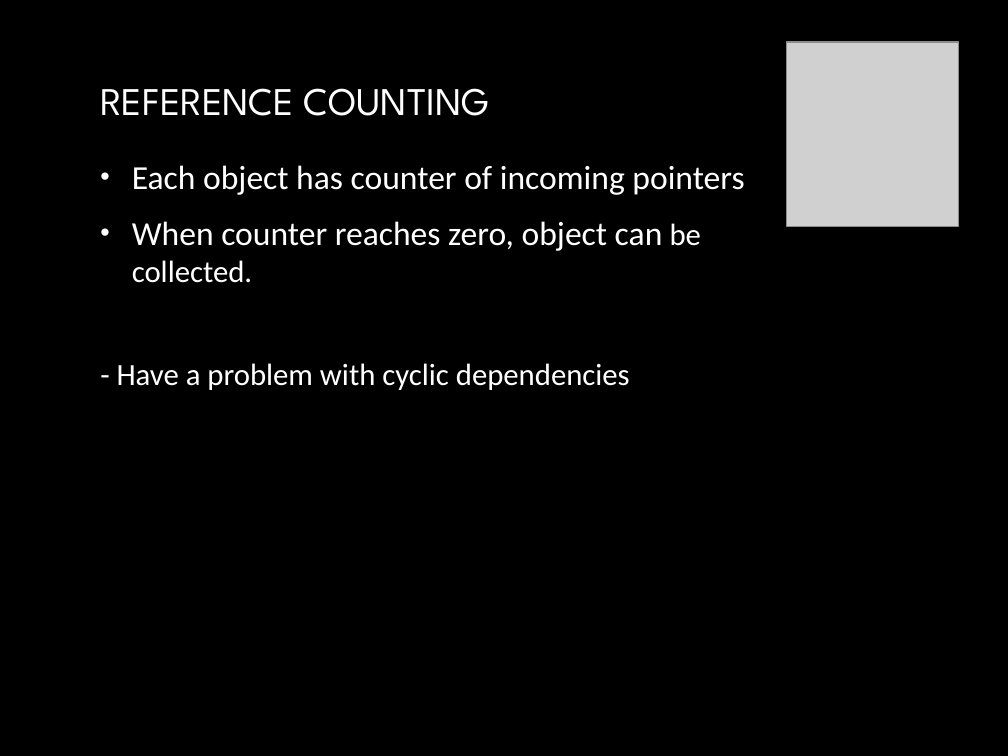
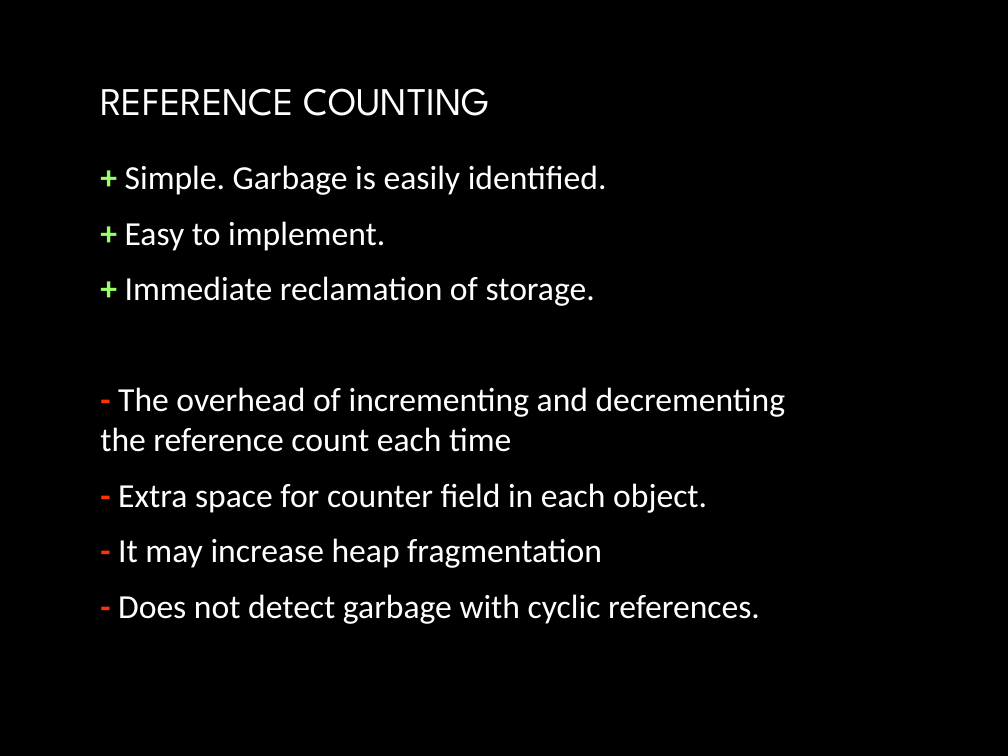
Before and after one commit to yuriyshapovalov/slides, a slide deck: slide 13 of ppt/Garbage collection in dotnet.pptx. Drawn at 1008x756 pixels with LibreOffice and Linux fonts; fonts in the diff are those of the drawing; grey boxes stand for pictures; background and template pictures are left out. Boxes give left, top, right and bottom in pixels: in the first picture for what was removed or moved away, otherwise in the second. Text is boxed around its words. In the diff, an @@ line names an element or a change of style, - is before the commit and + after.

Commit message:
garbage collection in .net: complete section about common algorithms

```diff
--- a/ppt/Garbage collection in dotnet.pptx
+++ b/ppt/Garbage collection in dotnet.pptx
@@ picture removed at bbox=[787, 42, 959, 227] @@
@@ text at bbox=[100, 165, 785, 624]: text changed @@
-• Each object has counter of incoming pointers
-• When counter reaches zero, object can be collected.
-- Have a problem with cyclic dependencies
++ Simple. Garbage is easily identified.
++ Easy to implement.
++ Immediate reclamation of storage.
+- The overhead of incrementing and decrementing the reference count each time
+- Extra space for counter field in each object.
+- It may increase heap fragmentation
+- Does not detect garbage with cyclic references.
```
Also in this commit, not shown: 2 other slides changed.
